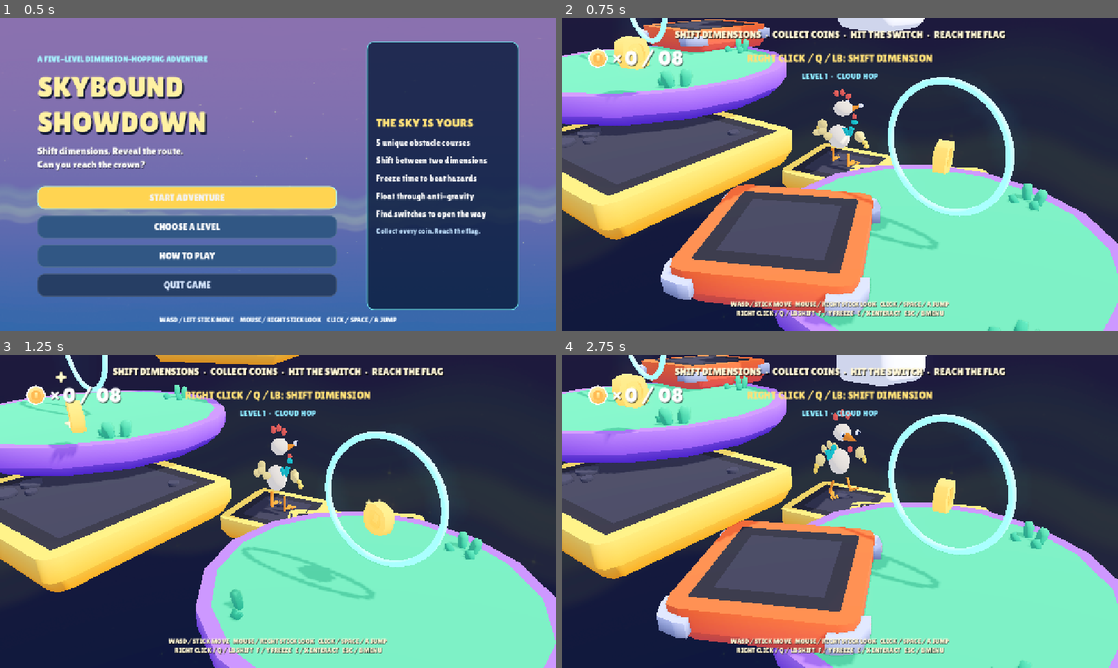
Above: before the commit, frames 1-4 (two rows, left to right).
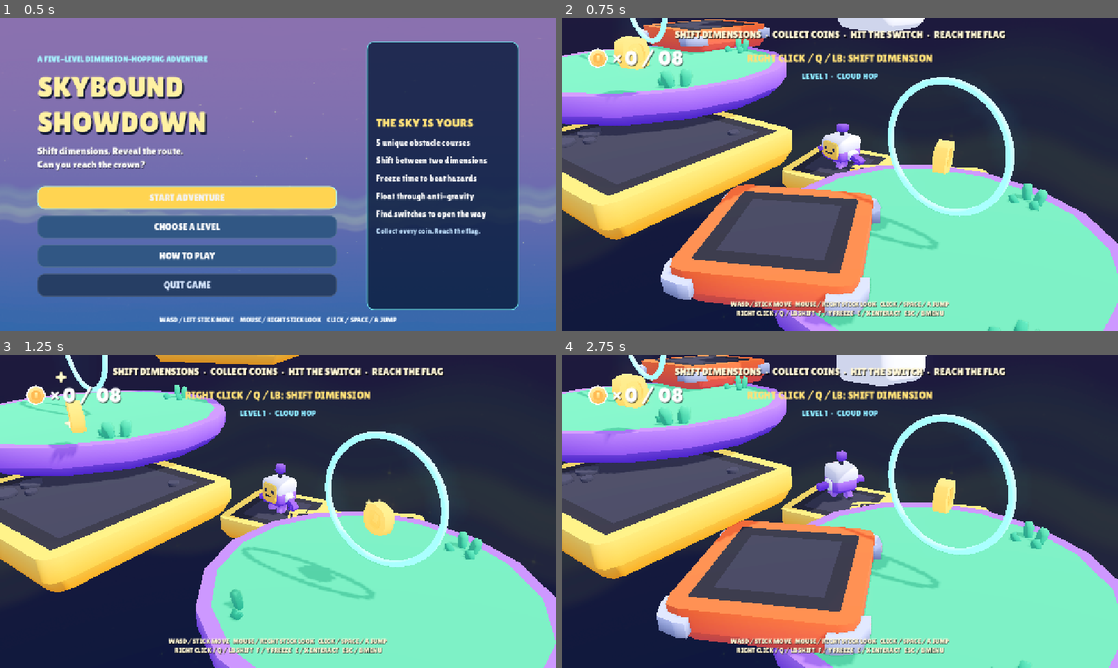
Above: after the commit, the same moments.

Repository: themagicians208-glitch/Atsila-Devs-Lidenbrock-Island
Game: Godot game, scene res://scenes/home.tscn
Same seed, same stepped clock (60 frames per second), same inputs: the game is played once before the commit and once after it.
Inputs (mouse positions are in pixels of both pictures, inside the frame that each line leads up to):
- Up to frame 1 (0.5 s): no input
- Up to frame 2 (0.75 s): click "START ADVENTURE" at 0.5 s
- Up to frame 3 (1.25 s): no input
- Up to frame 4 (2.75 s): tap Enter at 1.25 s; move the mouse to (867, 511) at 1.27 s; hold W (move_forward) from 1.28 s (still down); tap Space (jump) at 1.35, 1.52, 1.82, 2.27, 2.3, 2.57 s; click (867, 511) at 1.42 s; move the mouse to (812, 511) at 2.02 s; tap Down (camera_down) at 2.1 s

Frame 1 is identical in both runs. In frame 2, 1.2% of the frame differs, in the area x 45-56%, y 22-49%; in frame 3, 1.2%; in frame 4, 1.3%, in the area x 45-55%, y 17-47%.

Commit message:
Restore starter pack player character

Diff:
--- a/objects/character.tscn
+++ b/objects/character.tscn
@@ -1,6 +1,27 @@
-[gd_scene load_steps=2 format=3]
+[gd_scene load_steps=2 format=3 uid="uid://c0e27836xgmhi"]
 
-[ext_resource type="Script" path="res://scripts/chicken_visual.gd" id="1_chicken"]
+[ext_resource type="PackedScene" uid="uid://xy8rvnjp22n5" path="res://models/character.glb" id="1_vn7w5"]
 
-[node name="Character" type="Node3D"]
-script = ExtResource("1_chicken")
+[node name="character" instance=ExtResource("1_vn7w5")]
+
+[node name="leg-left" parent="character/root" index="0"]
+transform = Transform3D(0.965926, 0, 0.258819, 0, 1, 0, -0.258819, 0, 0.965926, 0.125, 0.17625, -0.02375)
+
+[node name="leg-right" parent="character/root" index="1"]
+transform = Transform3D(0.965926, 0, -0.258819, 0, 1, 0, 0.258819, 0, 0.965926, -0.125, 0.17625, -0.02375)
+
+[node name="torso" parent="character/root" index="2"]
+transform = Transform3D(1, 0, 0, 0, 0.996194, 0.0871557, 0, -0.0871557, 0.996194, -1.80478e-15, 0.17625, -0.02375)
+
+[node name="arm-left" parent="character/root/torso" index="0"]
+transform = Transform3D(0.707107, 0.707107, 0, -0.707107, 0.707107, 0, 0, 0, 1, 0.3, 0.175, 0)
+
+[node name="arm-right" parent="character/root/torso" index="1"]
+transform = Transform3D(0.707107, -0.707107, 0, 0.707107, 0.707107, 0, 0, 0, 1, -0.3, 0.1195, 0)
+
+[node name="antenna" parent="character/root/torso" index="2"]
+transform = Transform3D(1, 0, 0, 0, 0.999999, 0, 0, 0, 0.999999, 0, 0.6, 0)
+
+[node name="AnimationPlayer" parent="." index="1"]
+deterministic = true
+playback_default_blend_time = 0.2
--- a/scripts/chicken_visual.gd
+++ /dev/null
@@ -1,174 +0,0 @@
-extends Node3D
-
-var body_pivot: Node3D
-var left_wing: Node3D
-var right_wing: Node3D
-var left_leg: Node3D
-var right_leg: Node3D
-var motion_state := "idle"
-var motion_speed := 1.0
-var clock := 0.0
-
-const CREAM := Color("fff1d0")
-const GOLD := Color("f5c85d")
-const WING := Color("f3d987")
-const CORAL := Color("ed6757")
-const BEAK := Color("f28a3d")
-const TEAL := Color("39b9b0")
-const DARK := Color("29364a")
-
-
-func _ready() -> void:
-	body_pivot = Node3D.new()
-	body_pivot.name = "BodyPivot"
-	add_child(body_pivot)
-
-	var cream := _material(CREAM)
-	var gold := _material(GOLD)
-	var wing_material := _material(WING)
-	var coral := _material(CORAL)
-	var beak_material := _material(BEAK)
-	var teal := _material(TEAL)
-	var dark := _material(DARK)
-	var white := _material(Color.WHITE)
-
-	_part(body_pivot, "RoundBody", _sphere(), cream, Vector3(0, 0.78, 0.02), Vector3(0.49, 0.59, 0.43))
-	_part(body_pivot, "Head", _sphere(), cream, Vector3(0, 1.48, -0.1), Vector3(0.39, 0.38, 0.37))
-
-	# A small three-point comb and soft cheek patches give the bird its own silhouette.
-	for i in range(3):
-		var comb := _part(body_pivot, "Comb%d" % i, _sphere(), coral,
-			Vector3((i - 1) * 0.16, 1.83 + (0.06 if i == 1 else 0.0), -0.08),
-			Vector3(0.105, 0.17, 0.105))
-		comb.rotation.z = deg_to_rad(-12.0 * (i - 1))
-	_part(body_pivot, "Wattle", _sphere(), coral, Vector3(0, 1.18, -0.42), Vector3(0.105, 0.15, 0.08))
-	_part(body_pivot, "Beak", _cone(), beak_material, Vector3(0, 1.42, -0.48), Vector3(0.19, 0.23, 0.19), Vector3(-PI / 2.0, 0, 0))
-
-	for side in [-1.0, 1.0]:
-		var eye_x: float = float(side) * 0.19
-		_part(body_pivot, "EyeWhite", _sphere(), white, Vector3(eye_x, 1.52, -0.405), Vector3(0.105, 0.13, 0.06))
-		_part(body_pivot, "Eye", _sphere(), dark, Vector3(eye_x, 1.52, -0.46), Vector3(0.055, 0.078, 0.035))
-		_part(body_pivot, "EyeSpark", _sphere(), white, Vector3(eye_x - 0.018, 1.55, -0.49), Vector3(0.018, 0.024, 0.012))
-
-	# Teal neckerchief and two short tails make this a little sky-racing courier.
-	_part(body_pivot, "ScarfKnot", _sphere(), teal, Vector3(0.25, 1.18, -0.15), Vector3(0.14, 0.13, 0.12))
-	_part(body_pivot, "ScarfTailA", _box(), teal, Vector3(0.30, 1.00, 0.0), Vector3(0.09, 0.22, 0.055), Vector3(0, 0, -0.28))
-	_part(body_pivot, "ScarfTailB", _box(), teal, Vector3(0.20, 0.98, 0.03), Vector3(0.08, 0.17, 0.05), Vector3(0, 0, 0.30))
-
-	left_wing = _make_wing("WingLeft", -1.0, wing_material, gold)
-	right_wing = _make_wing("WingRight", 1.0, wing_material, gold)
-	body_pivot.add_child(left_wing)
-	body_pivot.add_child(right_wing)
-
-	# Three little tail feathers point behind the bird.
-	for i in range(3):
-		var tail := _part(body_pivot, "TailFeather%d" % i, _sphere(), wing_material,
-			Vector3((i - 1) * 0.15, 0.98 + (0.08 if i == 1 else 0.0), 0.46),
-			Vector3(0.12, 0.17, 0.23))
-		tail.rotation.x = deg_to_rad(-28)
-
-	left_leg = _make_leg("LegLeft", -1.0, beak_material)
-	right_leg = _make_leg("LegRight", 1.0, beak_material)
-	body_pivot.add_child(left_leg)
-	body_pivot.add_child(right_leg)
-
-
-func set_motion(state: String, speed: float = 1.0) -> void:
-	motion_state = state
-	motion_speed = clampf(speed, 0.6, 2.5)
-
-
-func _process(delta: float) -> void:
-	clock += delta
-	if body_pivot == null:
-		return
-	var phase := clock * (11.0 * motion_speed)
-	var bob := 0.0
-	if motion_state == "walk":
-		bob = absf(sin(phase)) * 0.08
-		left_leg.rotation.x = sin(phase) * 0.55
-		right_leg.rotation.x = sin(phase + PI) * 0.55
-		left_wing.rotation.z = -0.12 + sin(phase) * 0.18
-		right_wing.rotation.z = 0.12 - sin(phase) * 0.18
-	elif motion_state == "jump":
-		bob = 0.035
-		left_wing.rotation.z = -0.72 + sin(clock * 18.0) * 0.12
-		right_wing.rotation.z = 0.72 - sin(clock * 18.0) * 0.12
-		left_leg.rotation.x = -0.35
-		right_leg.rotation.x = -0.35
-	else:
-		bob = sin(clock * 2.3) * 0.018
-		left_wing.rotation.z = -0.08
-		right_wing.rotation.z = 0.08
-		left_leg.rotation.x = 0.0
-		right_leg.rotation.x = 0.0
-	body_pivot.position.y = bob
-	body_pivot.rotation.z = sin(clock * 1.8) * (0.035 if motion_state == "idle" else 0.0)
-
-
-func _make_wing(node_name: String, side: float, feather_material: StandardMaterial3D, tip_material: StandardMaterial3D) -> Node3D:
-	var wing := Node3D.new()
-	wing.name = node_name
-	wing.position = Vector3(side * 0.40, 0.92, -0.02)
-	_part(wing, "Wing", _sphere(), feather_material, Vector3(side * 0.12, 0, 0), Vector3(0.24, 0.29, 0.16))
-	for i in range(2):
-		_part(wing, "Feather%d" % i, _sphere(), tip_material,
-			Vector3(side * (0.23 + i * 0.035), -0.12 - i * 0.09, -0.015), Vector3(0.105, 0.12, 0.11))
-	return wing
-
-
-func _make_leg(node_name: String, side: float, material: StandardMaterial3D) -> Node3D:
-	var leg := Node3D.new()
-	leg.name = node_name
-	leg.position = Vector3(side * 0.21, 0.30, -0.015)
-	_part(leg, "Shin", _cylinder(), material, Vector3(0, -0.10, 0), Vector3(0.065, 0.18, 0.065))
-	_part(leg, "Foot", _sphere(), material, Vector3(0, -0.23, -0.09), Vector3(0.13, 0.055, 0.18))
-	for toe in range(3):
-		_part(leg, "Toe%d" % toe, _sphere(), material,
-			Vector3((toe - 1) * 0.075, -0.24, -0.21), Vector3(0.055, 0.045, 0.13))
-	return leg
-
-
-func _part(parent: Node3D, node_name: String, mesh: Mesh, material: StandardMaterial3D, pos: Vector3, size: Vector3, rot: Vector3 = Vector3.ZERO) -> MeshInstance3D:
-	var instance := MeshInstance3D.new()
-	instance.name = node_name
-	instance.mesh = mesh
-	instance.material_override = material
-	instance.position = pos
-	instance.scale = size
-	instance.rotation = rot
-	instance.cast_shadow = GeometryInstance3D.SHADOW_CASTING_SETTING_ON
-	parent.add_child(instance)
-	return instance
-
-
-func _material(color: Color) -> StandardMaterial3D:
-	var material := StandardMaterial3D.new()
-	material.albedo_color = color
-	material.roughness = 0.78
-	return material
-
-
-func _sphere() -> SphereMesh:
-	var mesh := SphereMesh.new()
-	mesh.radial_segments = 16
-	mesh.rings = 10
-	return mesh
-
-
-func _cone() -> CylinderMesh:
-	var mesh := CylinderMesh.new()
-	mesh.bottom_radius = 0.5
-	mesh.top_radius = 0.0
-	mesh.radial_segments = 12
-	return mesh
-
-
-func _cylinder() -> CylinderMesh:
-	var mesh := CylinderMesh.new()
-	mesh.radial_segments = 10
-	return mesh
-
-
-func _box() -> BoxMesh:
-	return BoxMesh.new()
--- a/scripts/player.gd
+++ b/scripts/player.gd
@@ -26,6 +26,7 @@
 @onready var particles_trail = $ParticlesTrail
 @onready var sound_footsteps = $SoundFootsteps
 @onready var model = $Character
+@onready var animation = $Character/AnimationPlayer
 
 
 func _ready() -> void:
@@ -111,7 +112,8 @@
 		var horizontal_velocity = Vector2(velocity.x, velocity.z)
 		var speed_factor = horizontal_velocity.length() / movement_speed / delta
 		if speed_factor > 0.05:
-			model.set_motion("walk", speed_factor)
+			if animation.current_animation != "walk":
+				animation.play("walk", 0.1)
 
 			if speed_factor > 0.3:
 				sound_footsteps.stream_paused = false
@@ -120,10 +122,16 @@
 			if speed_factor > 0.75:
 				particles_trail.emitting = true
 
+		elif animation.current_animation != "idle":
+			animation.play("idle", 0.1)
+
+		if animation.current_animation == "walk":
+			animation.speed_scale = speed_factor
 		else:
-			model.set_motion("idle")
-	else:
-		model.set_motion("jump")
+			animation.speed_scale = 1.0
+
+	elif animation.current_animation != "jump":
+		animation.play("jump", 0.1)
 
 # Handle movement input
 
Binary file added: models/character.glb
Not shown, added: models/character.glb.import
Not shown, removed: scripts/chicken_visual.gd.uid
